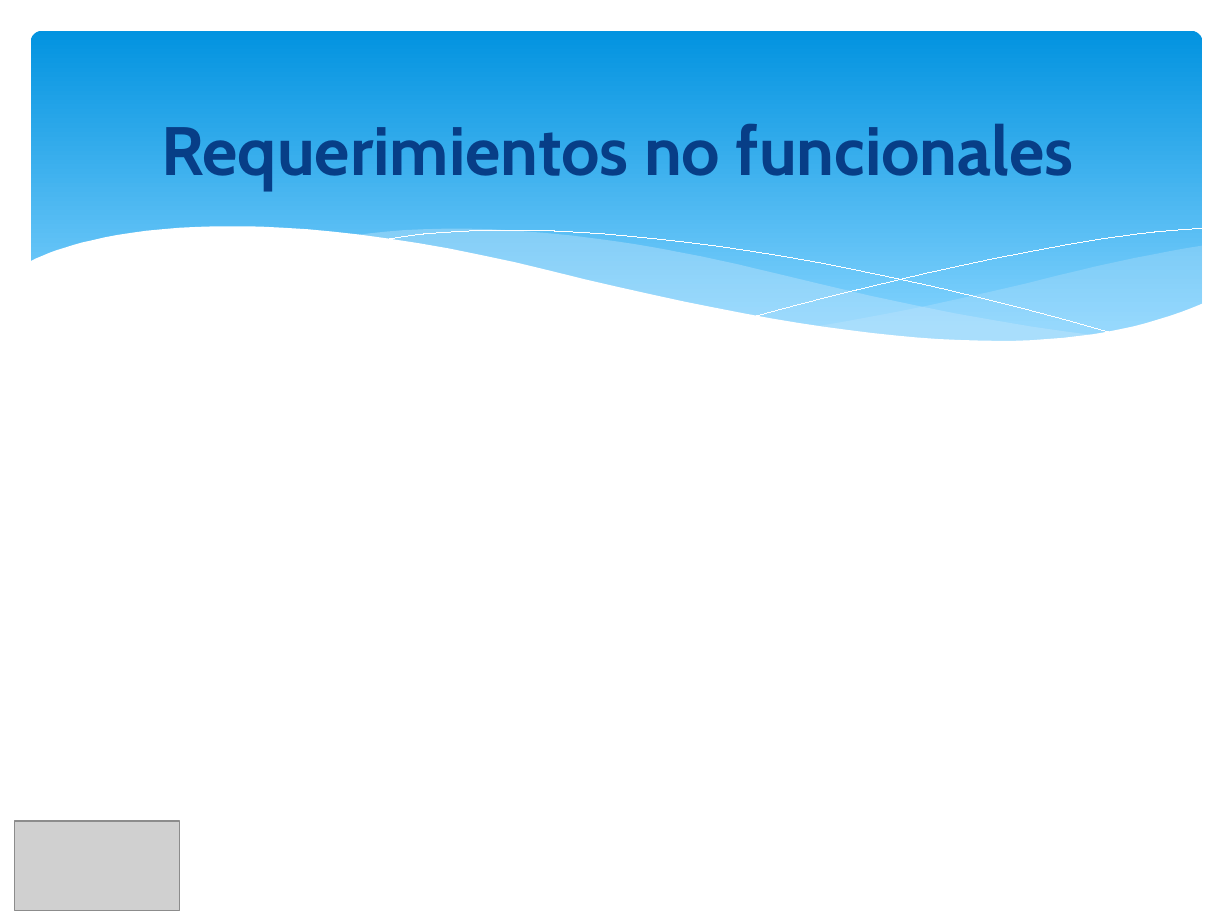
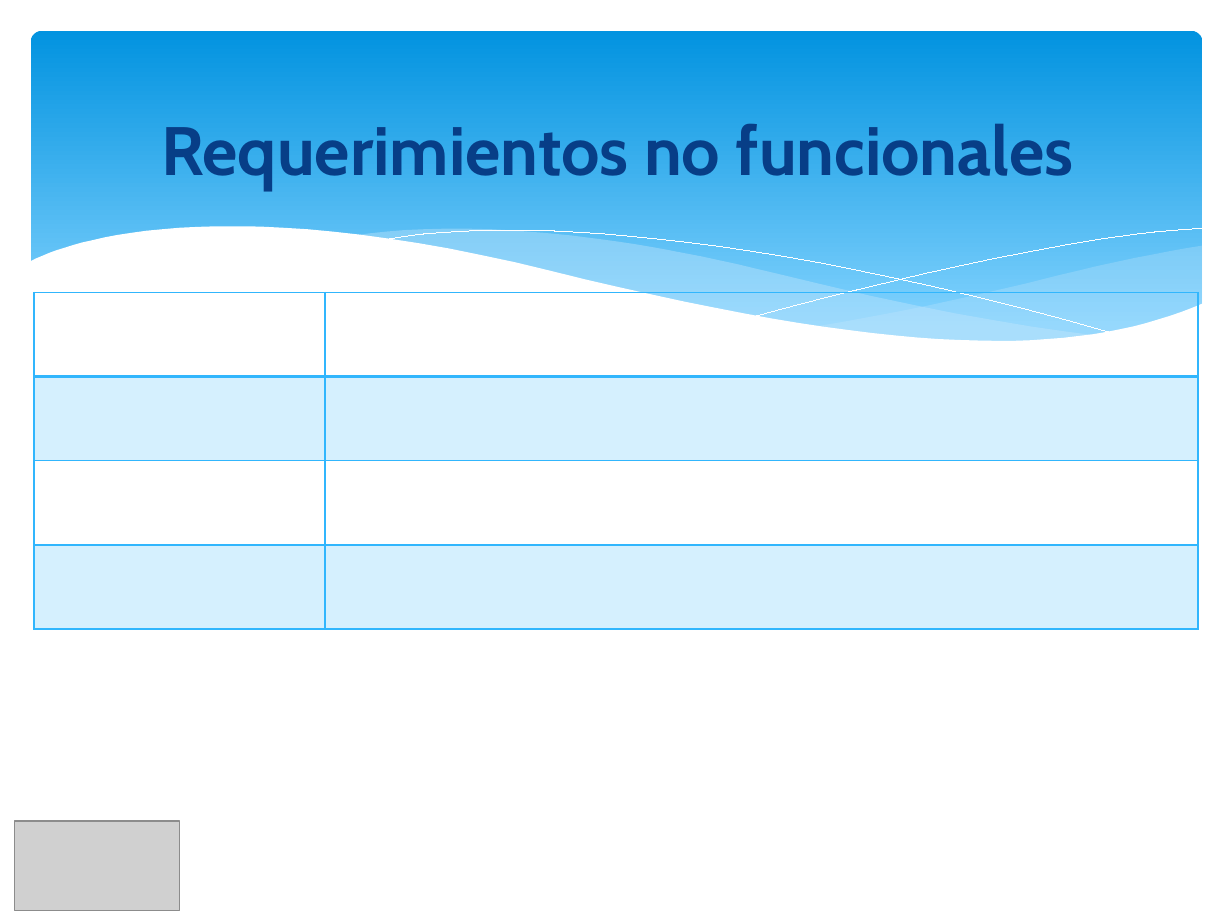
Before and after one commit to orlysemperfi/my-project-pi, a slide deck: slide 9 of PRESENTACION03-P2/PARCIAL/PPT PI2 PARCIAL.pptx (slide 8 before the commit). Drawn at 1232x924 pixels with LibreOffice and Linux fonts; fonts in the diff are those of the drawing; grey boxes stand for pictures. Boxes give left, top, right and bottom in pixels: in the first picture for what was removed or moved away, otherwise in the second. Text is boxed around its words. In the diff, an @@ line names an element or a change of style, - is before the commit and + after.

```diff
--- a/PRESENTACION03-P2/PARCIAL/PPT PI2 PARCIAL.pptx
+++ b/PRESENTACION03-P2/PARCIAL/PPT PI2 PARCIAL.pptx
@@ table added at bbox=[33, 293, 1198, 630], 4 rows, 2 columns @@
+ | 
+ | 
+ | 
+ | 
```
Also in this commit, not shown: 11 other slides changed.
